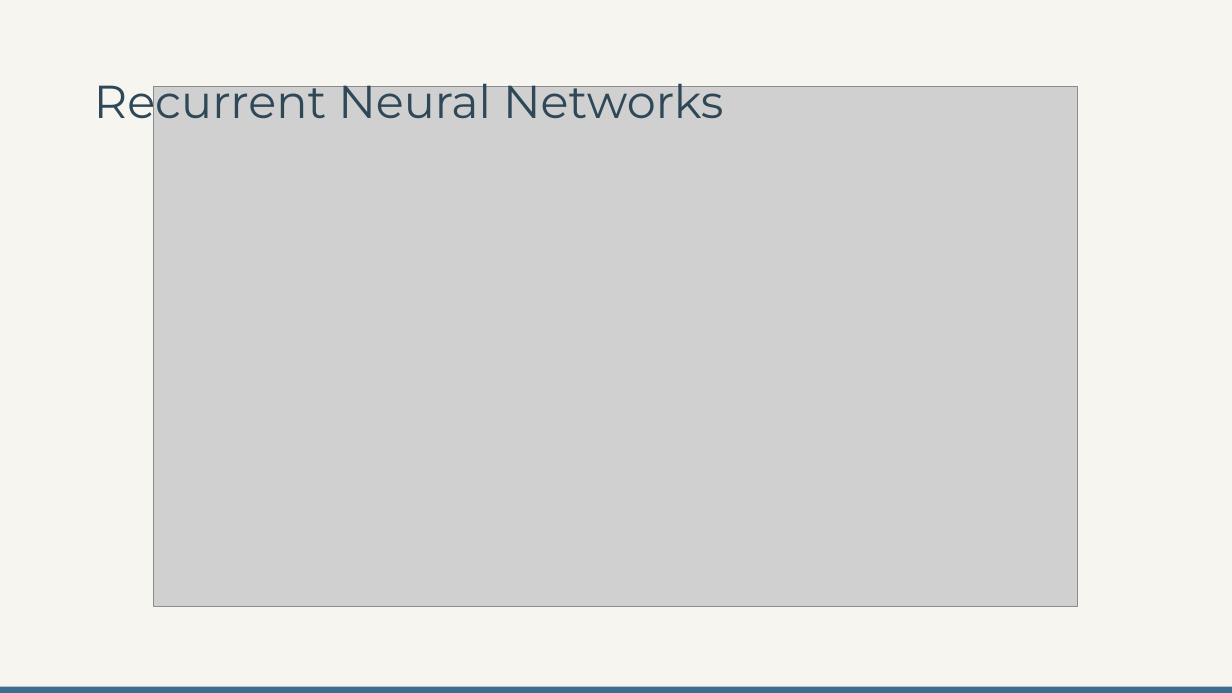
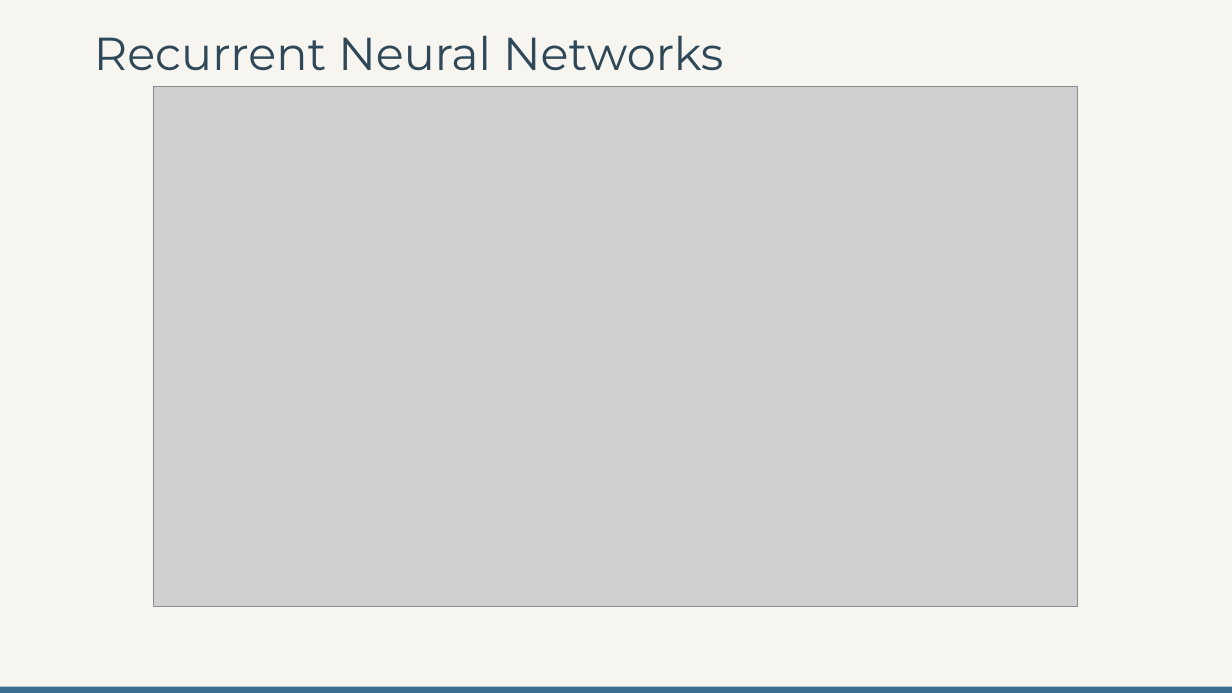
Before and after one commit to dantongyu/d2l-pytorch-colab, a slide deck: slide 3 of Presentations/Day-3-Recurrent Neural Networks-NEW.pptx. Drawn at 1232x693 pixels with LibreOffice and Linux fonts; fonts in the diff are those of the drawing; grey boxes stand for pictures. Boxes give left, top, right and bottom in pixels: in the first picture for what was removed or moved away, otherwise in the second. Text is boxed around its words. In the diff, an @@ line names an element or a change of style, - is before the commit and + after.

```diff
--- a/Presentations/Day-3-Recurrent Neural Networks-NEW.pptx
+++ b/Presentations/Day-3-Recurrent Neural Networks-NEW.pptx
@@ title "Recurrent Neural Networks" rewrapped from box(94, 84, 723, 130) to box(94, 35, 723, 71) @@
```
Also in this commit, not shown: 2 other slides changed, 3 other files.
